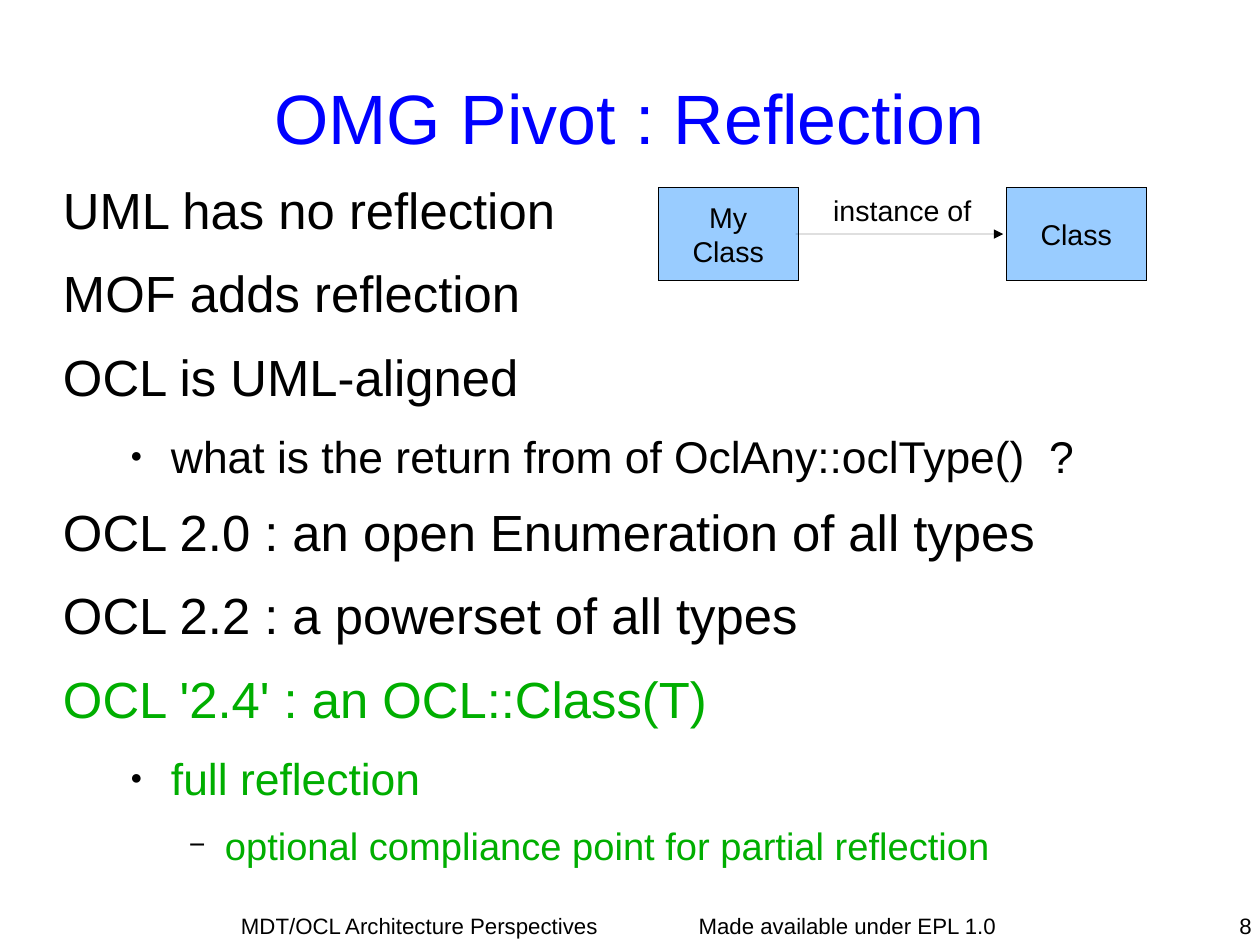
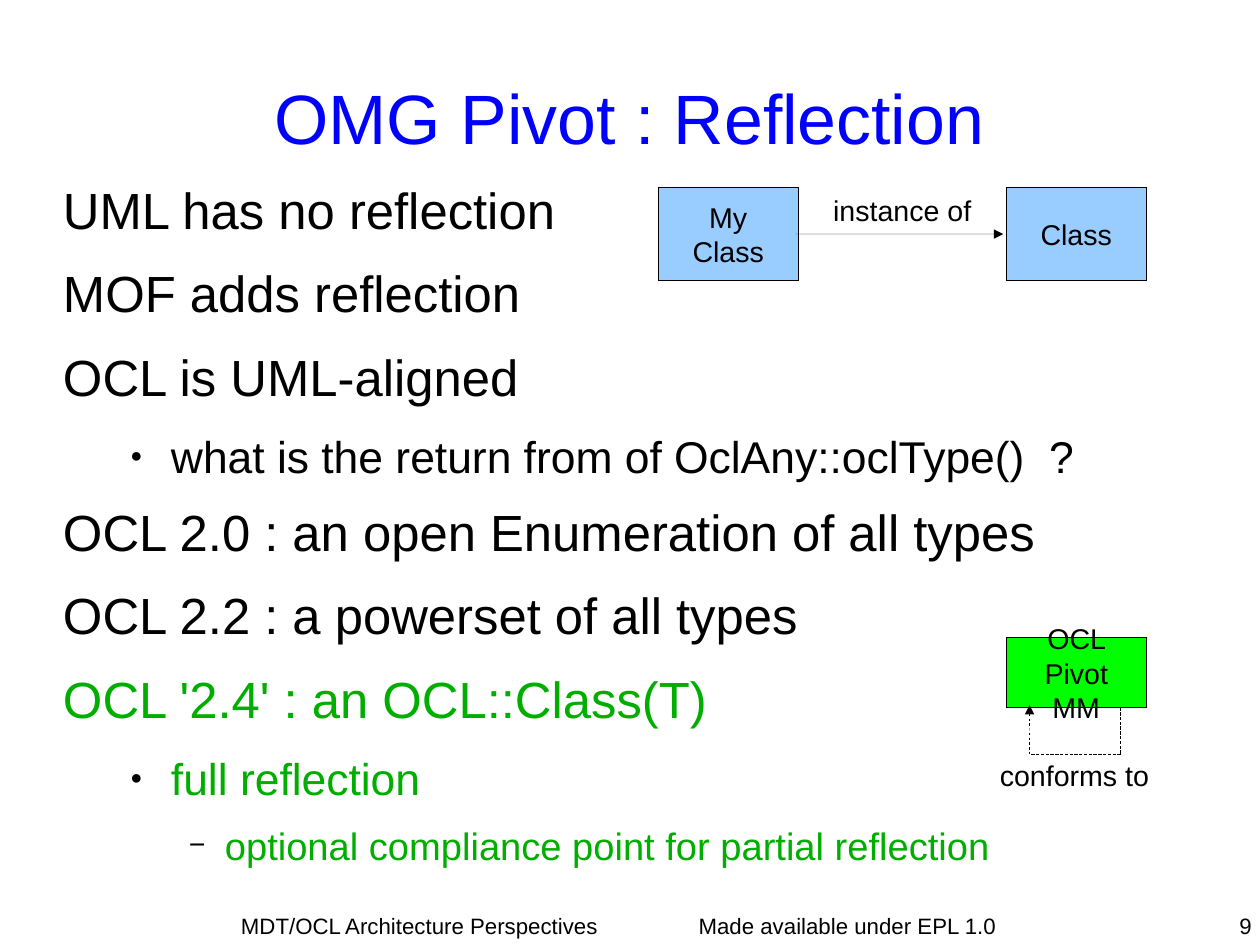
Before and after one commit to eclipse-ocl/ocl-website, a slide deck: slide 9 of ocl/docs/publications/Dresden2010Visit/DresdenVisit.odp (slide 8 before the commit). Drawn at 1260x945 pixels with LibreOffice and Linux fonts; fonts in the diff are those of the drawing. Boxes give left, top, right and bottom in pixels: in the first picture for what was removed or moved away, otherwise in the second. Text is boxed around its words. In the diff, an @@ line names an element or a change of style, - is before the commit and + after.

```diff
--- a/ocl/docs/publications/Dresden2010Visit/DresdenVisit.odp
+++ b/ocl/docs/publications/Dresden2010Visit/DresdenVisit.odp
@@ rectangle added at [1006, 638, 1147, 708], fill #00FF00, outline #000000 0 pt, 18 pt, text #000000 @@
+OCL Pivot
+MM
@@ arrow added from (1030, 755) to (1030, 705), #000000 0 pt @@
@@ line added from (1121, 708) to (1121, 755), #000000 0 pt @@
@@ text added at [1000, 765, 1149, 787], 18 pt, text #000000 @@
+conforms to
@@ line added from (1121, 755) to (1030, 755), #000000 0 pt @@
@@ page number at [1239, 918, 1251, 935]: text changed @@
-8
+9
```
Also in this commit, not shown: 11 other slides changed, 9 slides added, 2 slides removed.
